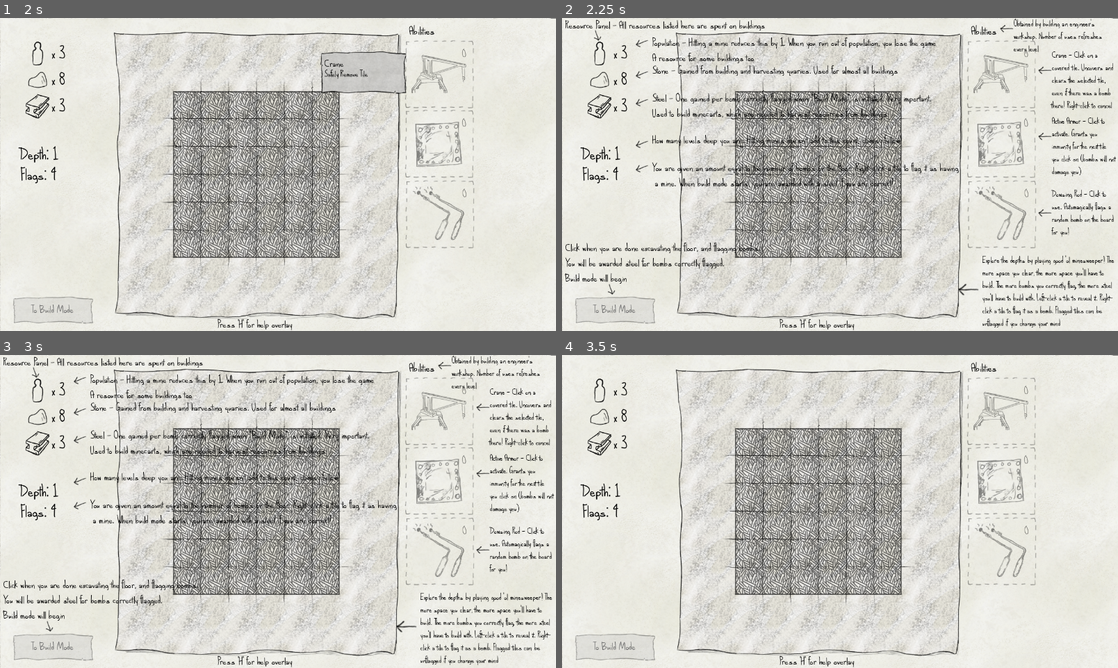
Above: before the commit, frames 1-4 (two rows, left to right).
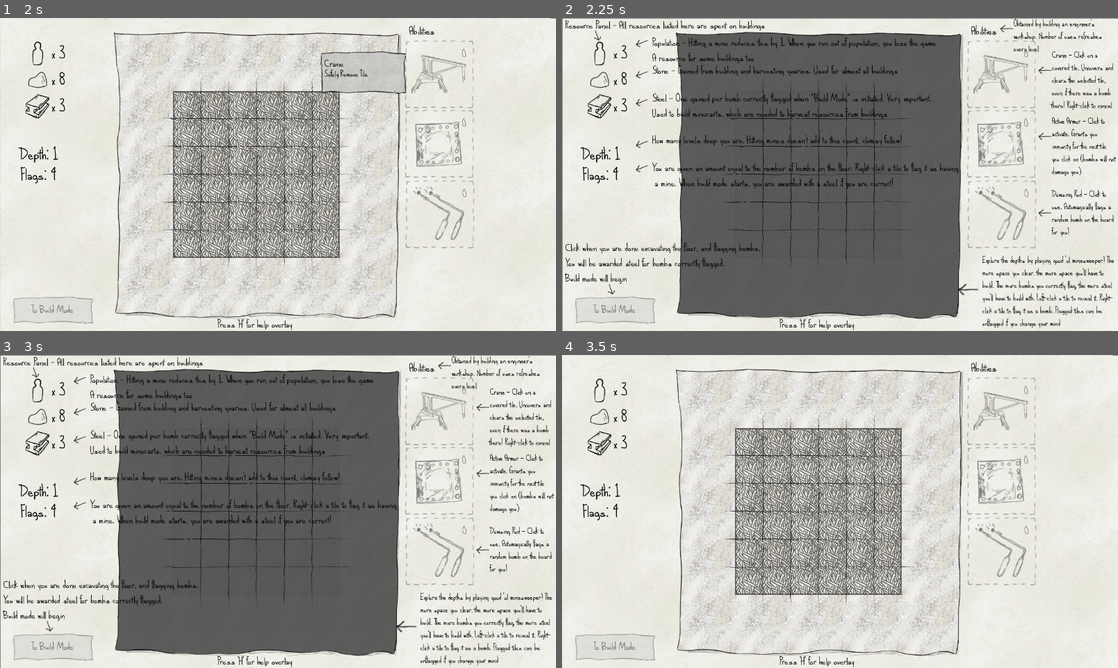
Above: after the commit, the same moments.

Repository: e-lain/MinesweeperDwarves
Game: Godot game, scene res://Title.tscn
Same seed, same stepped clock (60 frames per second), same inputs: the game is played once before the commit and once after it.
Inputs (mouse positions are in pixels of both pictures, inside the frame that each line leads up to):
- Up to frame 1 (2 s): click "START" at 0.5 s; tap H at 1.25, 1.35 s; move the mouse to (439, 74) at 1.27 s; click (439, 74) at 1.42 s
- Up to frame 2 (2.25 s): tap H at 2 s; move the mouse to (1001, 143) at 2.02 s; click (1001, 143) at 2.1 s
- Up to frame 3 (3 s): tap H at 2.3, 2.75 s; move the mouse to (439, 552) at 2.77 s; hold Right mouse button (right_click) from 2.78 s (still down); click (439, 552) at 2.92 s
- Up to frame 4 (3.5 s): keep holding Right mouse button (right_click); tap H at 3.05 s

Frame 1 is identical in both runs. In frame 2, 41% of the frame differs, in the area x 0-100%, y 0-100%; in frame 3, 41%; in frame 4, nothing differs.

Commit message:
toggling the help overlay now adds transparency to the game window

Diff:
--- a/Main.gd
+++ b/Main.gd
@@ -42,6 +42,8 @@
 
 var ability_dowse_max = 0
 var ability_dowse = 0
+
+var overlay_toggled: bool = false
 
 var boards = [] # Note, some of these may be null references because we queue_free() boards that have hit a bomb
 
@@ -233,11 +235,19 @@
 
 func _input(event):
 	if event is InputEventKey and Input.is_key_label_pressed(KEY_H):
+		overlay_toggled = !overlay_toggled
+
 		if boards[len(boards)-1].build_mode == false:
 			help_overlay_play.visible = !help_overlay_play.visible
 		elif boards[len(boards)-1].build_mode == true:
 			help_overlay_build.visible = !help_overlay_build.visible
 
+		if overlay_toggled:
+			var new_color = Color.WHITE
+			new_color.a = 0.1
+			modulate = new_color
+		else:
+			modulate = Color.WHITE
 
 func _on_end_level_btn_mouse_entered():
 	if enter_build_mode_button.disabled && !help_text_is_overriden:
--- a/Main.tscn
+++ b/Main.tscn
@@ -579,15 +579,6 @@
 scale = Vector2(0.970588, 0.864604)
 texture = ExtResource("11_gm014")
 
-[node name="Label" type="Label" parent="CanvasLayer/HelpOverlayBuild"]
-layout_mode = 0
-offset_left = 208.0
-offset_top = 40.0
-offset_right = 765.0
-offset_bottom = 72.0
-text = "Population - Hitting a mine reduces this by 1. When you run out of population, you lose the game
-A resource for some buildings too"
-
 [node name="Label8" type="Label" parent="CanvasLayer/HelpOverlayBuild"]
 layout_mode = 0
 offset_left = 1144.0
@@ -657,6 +648,15 @@
 text = "Click when you are done building. Any resources able to be
 harvested will be credited, and the next floor will begin.
 All resources carry over to the next floor"
+
+[node name="Label" type="Label" parent="CanvasLayer/HelpOverlayBuild"]
+layout_mode = 0
+offset_left = 208.0
+offset_top = 32.0
+offset_right = 863.0
+offset_bottom = 102.0
+text = "Population - Hitting a mine reduces this by 1. When you run out of population, you lose the game
+A resource for some buildings too"
 
 [node name="HelpOverlayPlay" type="Control" parent="CanvasLayer"]
 visible = false
